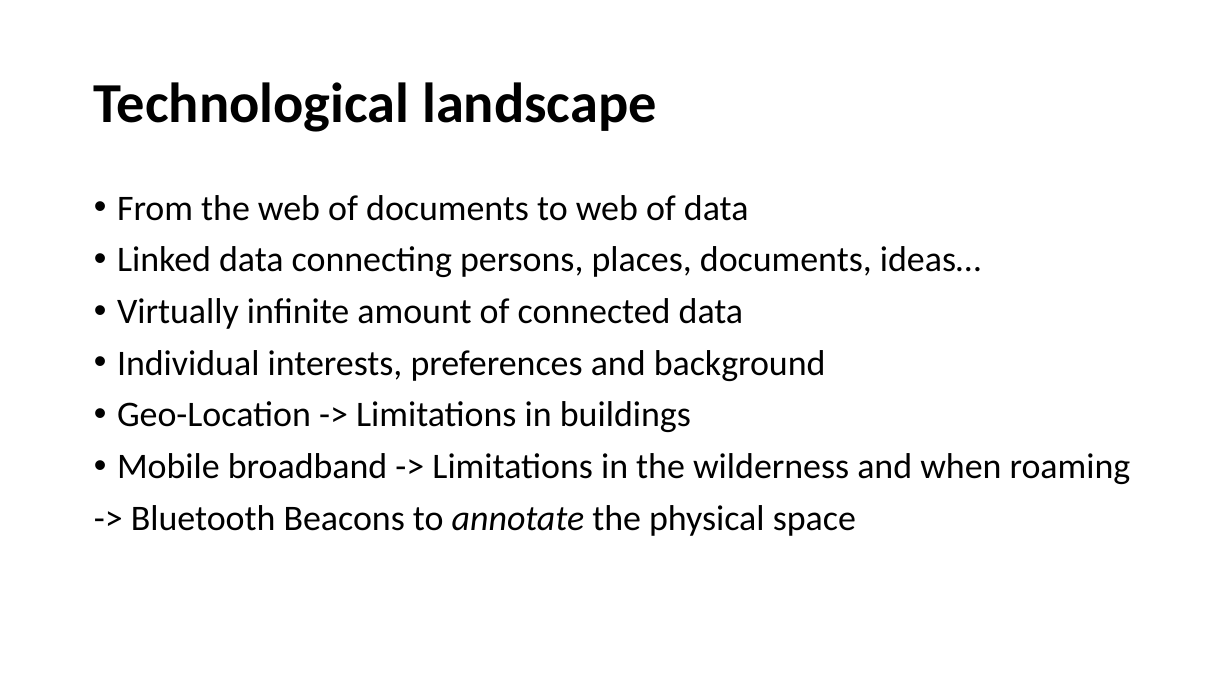
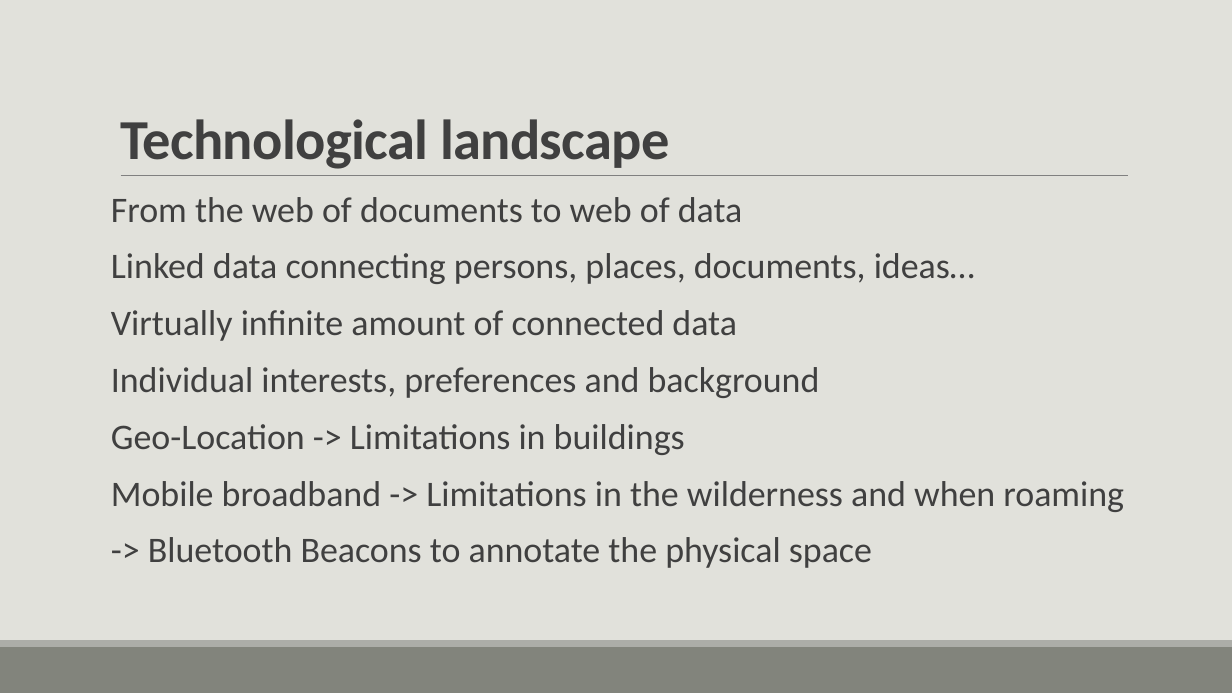
Before and after one commit to smart-arosa/smart-arosa, a slide deck: slide 3 of beacon.pptx. Drawn at 1232x693 pixels with LibreOffice and Linux fonts; fonts in the diff are those of the drawing. Boxes give left, top, right and bottom in pixels: in the first picture for what was removed or moved away, otherwise in the second. Text is boxed around its words. In the diff, an @@ line names an element or a change of style, - is before the commit and + after.

```diff
--- a/beacon.pptx
+++ b/beacon.pptx
@@ background #FFFFFF to #E1E1DB @@
@@ title "Technological landscape": place and size @@
-title "Technological landscape" at [94,82,656,132]
+title "Technological landscape" at [120,119,670,169]
@@ title "Technological landscape" at [120,119,670,169]: text colour #000000 to #404040, letter spacing 0 to -0.5 pt; line spacing 0.9 to 0.85; vertical alignment middle to bottom @@
@@ line added from (121, 176) to (1128, 176), #808080 0.5 pt @@
@@ text "From the web of documents ..." at [111,197,1124,568]: text colour #000000 to #404040; italic off in "annotate"; bullet • to none; more space between paragraphs @@
@@ rectangle added at [0,647,1232,693], fill #82847C @@
@@ rectangle added at [0,640,1232,647], fill #ACADA8 @@
```
Also in this commit, not shown: 7 other slides changed, 3 slides added, 6 slides removed.
